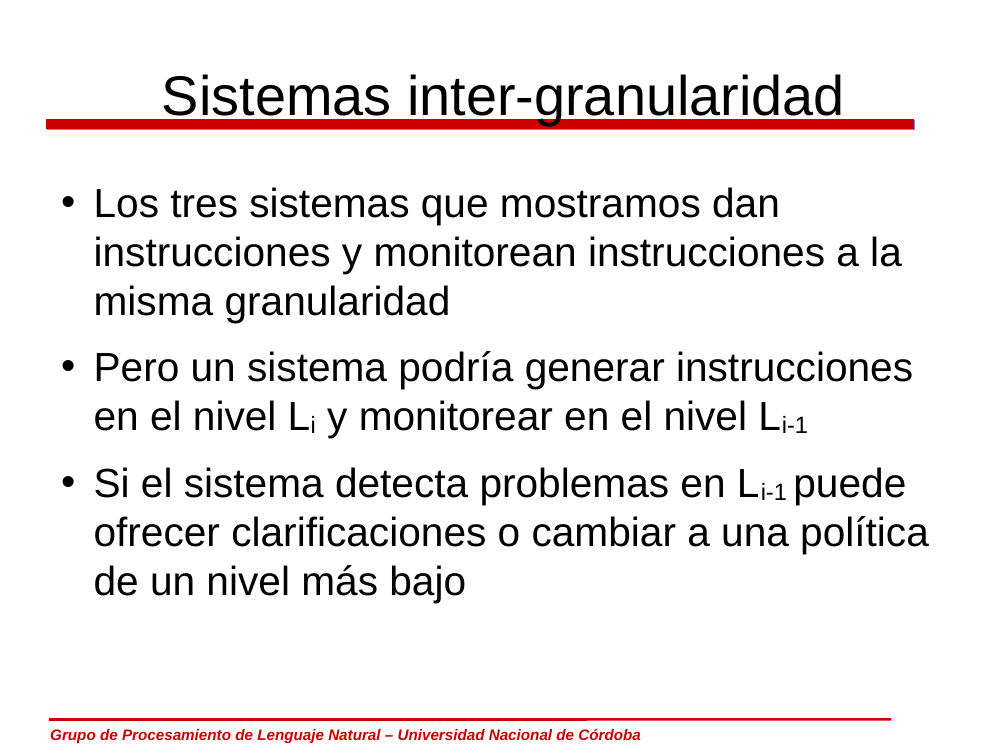
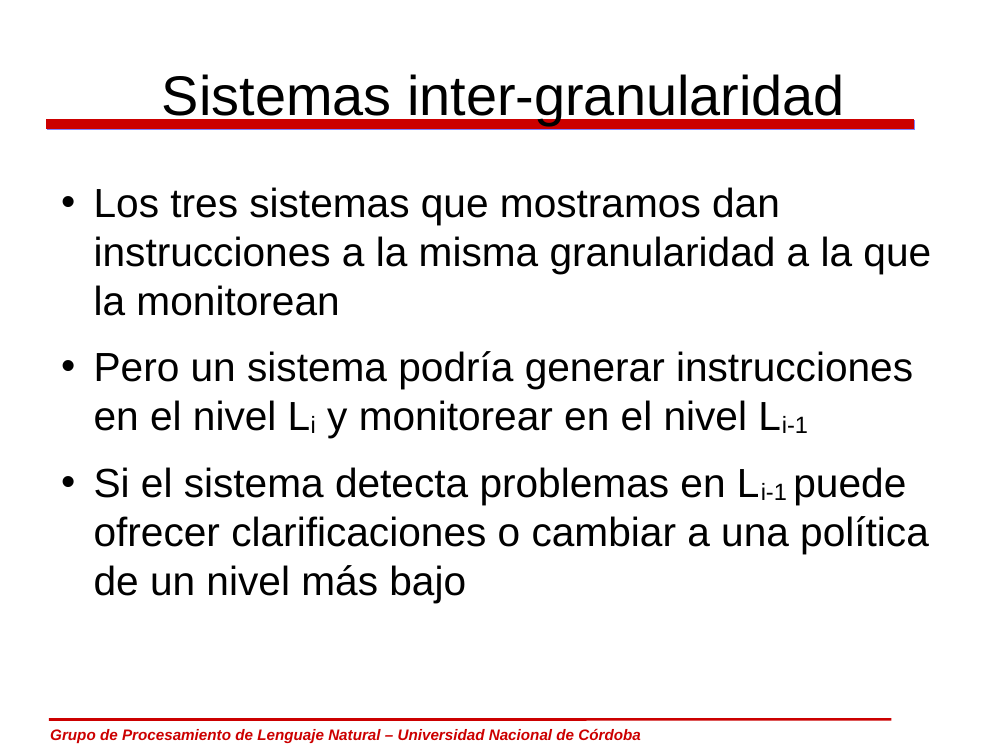
Before and after one commit to carlosareces/elic10, a slide deck: slide 29 of slides/dia5.odp. Drawn at 1008x756 pixels with LibreOffice and Linux fonts; fonts in the diff are those of the drawing; background and template pictures are left out. Boxes give left, top, right and bottom in pixels: in the first picture for what was removed or moved away, otherwise in the second. Text is boxed around its words. In the diff, an @@ line names an element or a change of style, - is before the commit and + after.

```diff
--- a/slides/dia5.odp
+++ b/slides/dia5.odp
@@ text at [94, 187, 931, 316]: text changed @@
-• Los tres sistemas que mostramos dan instrucciones y monitorean instrucciones a la misma granularidad
+• Los tres sistemas que mostramos dan instrucciones a la misma granularidad a la que la monitorean
```
Also in this commit, not shown: 5 other slides changed, 4 slides added, 1 other file.
